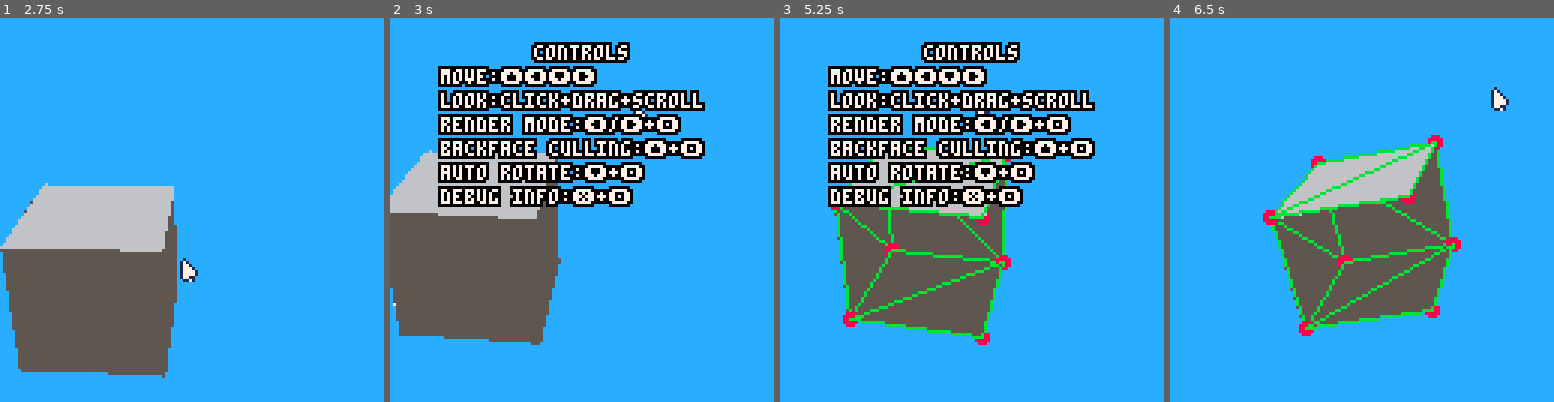
Above: before the commit, frames 1-4 (left to right).
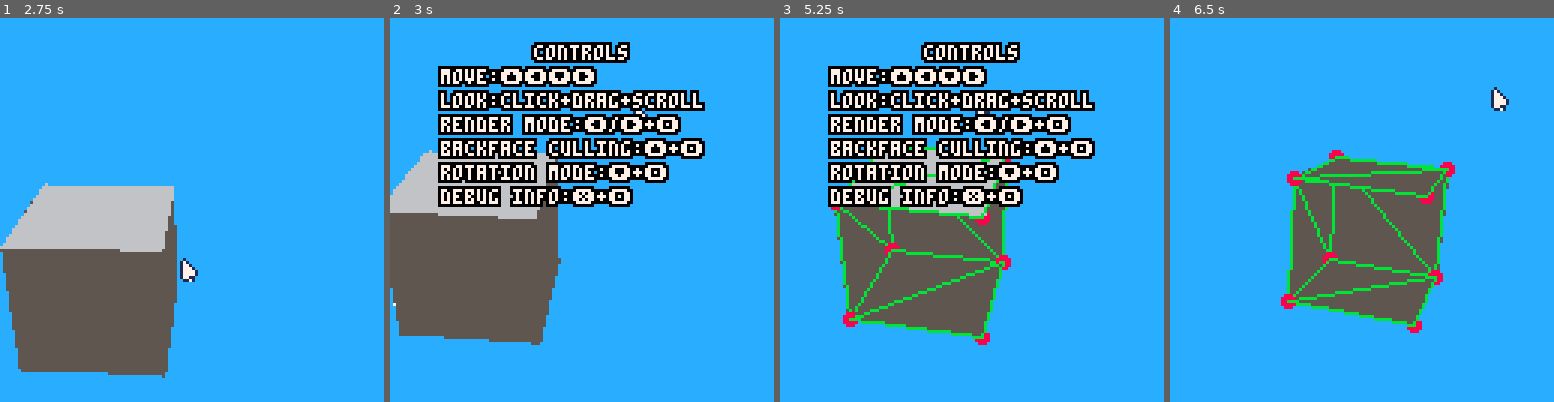
Above: after the commit, the same moments.

Repository: Woj-Rak/PICO-8-RENDERER
Game: PICO-8 cartridge renderer.p8
The game is run twice, just before and just after one commit, with the same random seed, the same clock (stepped at 60 frames per second) and the same inputs.
Inputs (mouse positions are in pixels of both pictures, inside the frame that each line leads up to):
- Up to frame 1 (2.75 s): tap X (X key) at 0.33, 1.07, 1.85 s; click (280, 121) at 0.67 s; tap O (Z key) at 0.7, 1.7, 2.1, 2.5 s; click (46, 267) at 1.22 s; hold Right 1.6-2.1 s; click (107, 114) at 1.77 s; hold Up 2.15-2.42 s; click (172, 259) at 2.32 s; hold Right from 2.47 s (still down)
- Up to frame 2 (3 s): keep holding Right; click (624, 106) at 2.87 s; tap O (Z key) at 2.9 s; tap X (X key) at 2.97 s
- Up to frame 3 (5.25 s): release Right at 3.03 s; hold Left 3.08-3.58 s; tap O (Z key) every 0.4 s from 3.3 to 4.9 s; click (1075, 256) at 3.42 s; hold Down 3.63-3.97 s; click (841, 102) at 3.97 s; hold Right 4.02-4.68 s; tap X (X key) at 4.08, 5.2 s; click (902, 248) at 4.52 s; hold Up 4.73-5.03 s; click (964, 94) at 5.07 s; hold Left from 5.08 s (still down)
- Up to frame 4 (6.5 s): tap O (Z key) at 5.3, 5.7, 6.1 s; click (1419, 244) at 5.62 s; release Left at 5.68 s; hold Down 5.73-6.03 s; hold Right from 6.08 s (still down); click (1481, 90) at 6.17 s; tap X (X key) at 6.32 s

Frame 1 is identical in both runs. In frame 2, 1.5% of the frame differs, in the area x 14-73%, y 37-43%; in frame 3, 1.5%; in frame 4, 9.9%, in the area x 24-76%, y 30-83%.

Commit message:
replaced the auto_rotate stuff with rotation modes

Diff:
--- a/mesh.lua
+++ b/mesh.lua
@@ -114,7 +114,7 @@
         end
     end
 
-    -- TODO: give user control over this
+    -- TODO: give user control over this?
     new_mesh.translation.z = 5 * #meshes
 
     add(meshes, new_mesh)
--- a/renderer.p8
+++ b/renderer.p8
@@ -15,12 +15,11 @@
 
 -- TODO:
 -- critical:
--- z rotation is wonky af
 -- let user controls which axis are spinning
 -- issues with multiple meshes rendering
     -- + calculate average depth and just use the painters algorithm
--- mesh scaling = hold button + scroll
 -- add some stuff to the github readme and make repo public
+
 -- next version:
 -- different trifill function?
 -- texture loading?
@@ -29,10 +28,11 @@
 
 
 debug = false
-auto_rotate = false
-rot_x_enabled = true
-rot_y_enabled = true
-rot_z_enabled = true
+-- 0 = no rotation
+-- 1 = y axis rotation
+-- 2 = x axis rotation
+-- 3 = x and y rotation
+rotation_mode = 0
 
 -- main
 function _init()
@@ -95,7 +95,8 @@
     end
     -- auto rotate toggle
     if btnp(⬇️) and btn(🅾️) then
-        auto_rotate = not auto_rotate
+        rotation_mode += 1
+        if rotation_mode > 3 then rotation_mode = 0 end
     end
     -- add cube mesh
     if btnp(🅾️) and #meshes == 0 then
@@ -124,11 +125,12 @@
     for m=1, #meshes do
         cur_mesh = meshes[m]
 
-        if (auto_rotate) then
-            --cur_mesh.rotation.x += 0.01
-            --cur_mesh.rotation.y += 0.01
-            cur_mesh.rotation.z += 0.01
-            --cur_mesh.translation.y += 0.01
+        if rotation_mode == 1 or rotation_mode == 3 then
+            cur_mesh.rotation.x += 0.01
+        end
+
+        if rotation_mode == 2 or rotation_mode == 3 then
+            cur_mesh.rotation.y += 0.01
         end
 
         -- view matrix
@@ -139,7 +141,6 @@
         local translation_matrix = mat_translation(cur_mesh.translation.x, cur_mesh.translation.y, cur_mesh.translation.z)
         local rot_matrix_x = mat_rot_x(cur_mesh.rotation.x)
         local rot_matrix_y = mat_rot_y(cur_mesh.rotation.y)
-        local rot_matrix_z = mat_rot_z(cur_mesh.rotation.z)
 
         for f=1, #cur_mesh.faces do
             local cull = false
@@ -154,12 +155,11 @@
                 cull = false
                 local transformed_vertex = vec4_from_vec(vec_copy(face_vertices[i]))
 
+                -- removed scale and z axis rotation for performance
                 -- world matrix
                 world_matrix = mat_identity()
-                world_matrix = mat4_mul_mat4(scale_matrix, world_matrix)
-                --world_matrix = mat4_mul_mat4(rot_matrix_x, world_matrix)
-                --world_matrix = mat4_mul_mat4(rot_matrix_y, world_matrix)
-                world_matrix = mat4_mul_mat4(rot_matrix_z, world_matrix)
+                world_matrix = mat4_mul_mat4(rot_matrix_x, world_matrix)
+                world_matrix = mat4_mul_mat4(rot_matrix_y, world_matrix)
                 world_matrix = mat4_mul_mat4(translation_matrix, world_matrix)
                 -- multiple world matrix by the original vector
                 transformed_vertex = mat4_mul_vec(world_matrix, transformed_vertex)
--- a/utils.lua
+++ b/utils.lua
@@ -35,7 +35,7 @@
    print("verts:"..vert_count)
    print("faces:"..face_count)
    print("BFC:"..(backface_culling and 'ON' or 'OFF').."(⬆️+🅾️)", 0, 117)
-   print("AUTO-ROTATE:"..(auto_rotate and 'ON' or 'OFF').."(⬇️+🅾️)", 0, 123)
+   print("ROTATION-MODE:"..rotation_mode.."(⬇️+🅾️)", 0, 123)
 end
 
 function show_controls()
@@ -44,7 +44,7 @@
    oprint("look:click+drag+scroll",16,24,0,7)
    oprint("render mode:⬅️/➡️+🅾️",16,32,0,7)
    oprint("backface culling:⬆️+🅾️",16,40,0,7)
-   oprint("auto rotate:⬇️+🅾️",16,48,0,7)
+   oprint("rotation mode:⬇️+🅾️",16,48,0,7)
    oprint("debug info:❎+🅾️",16,56,0,7)
 end
 
